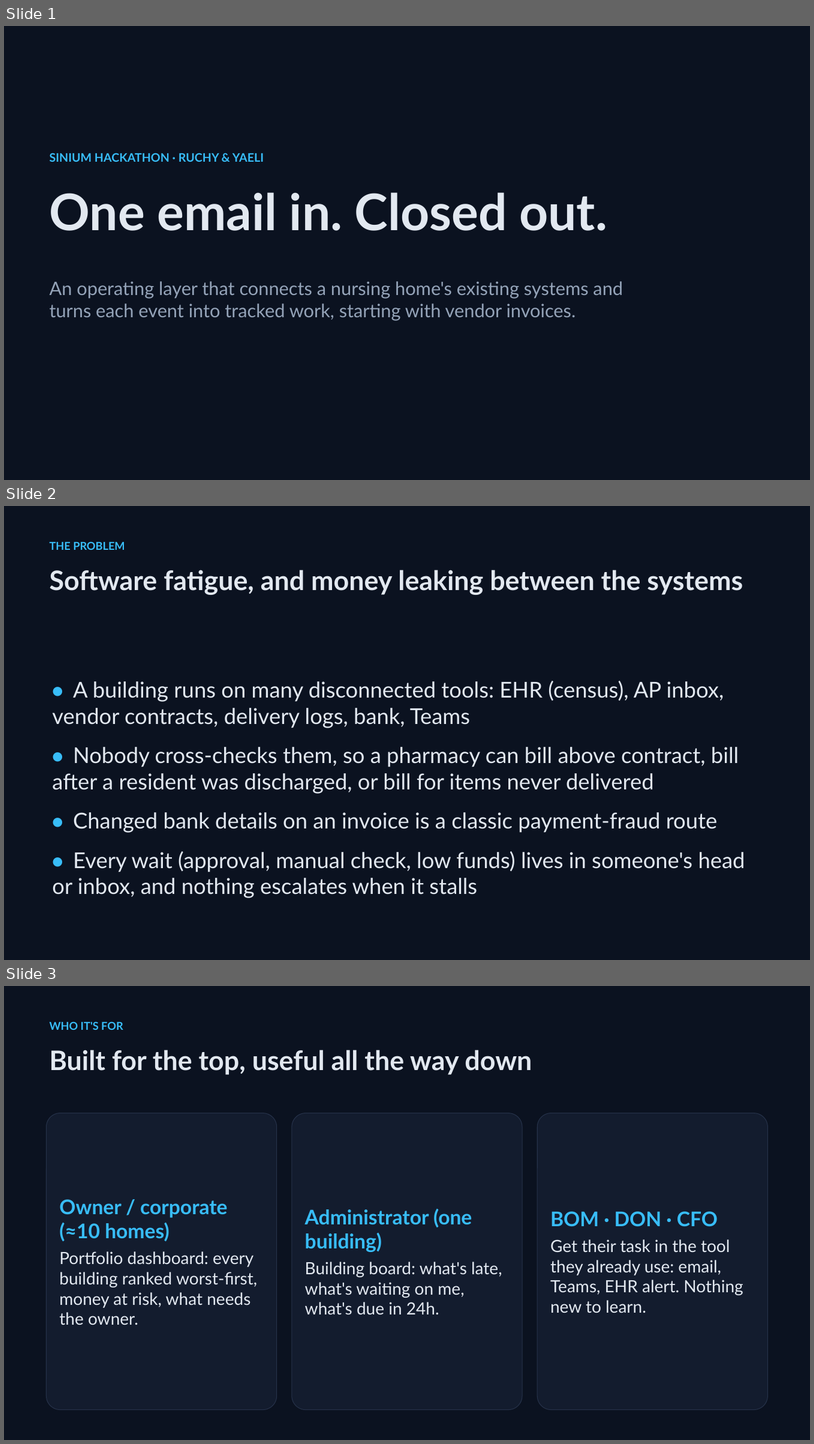
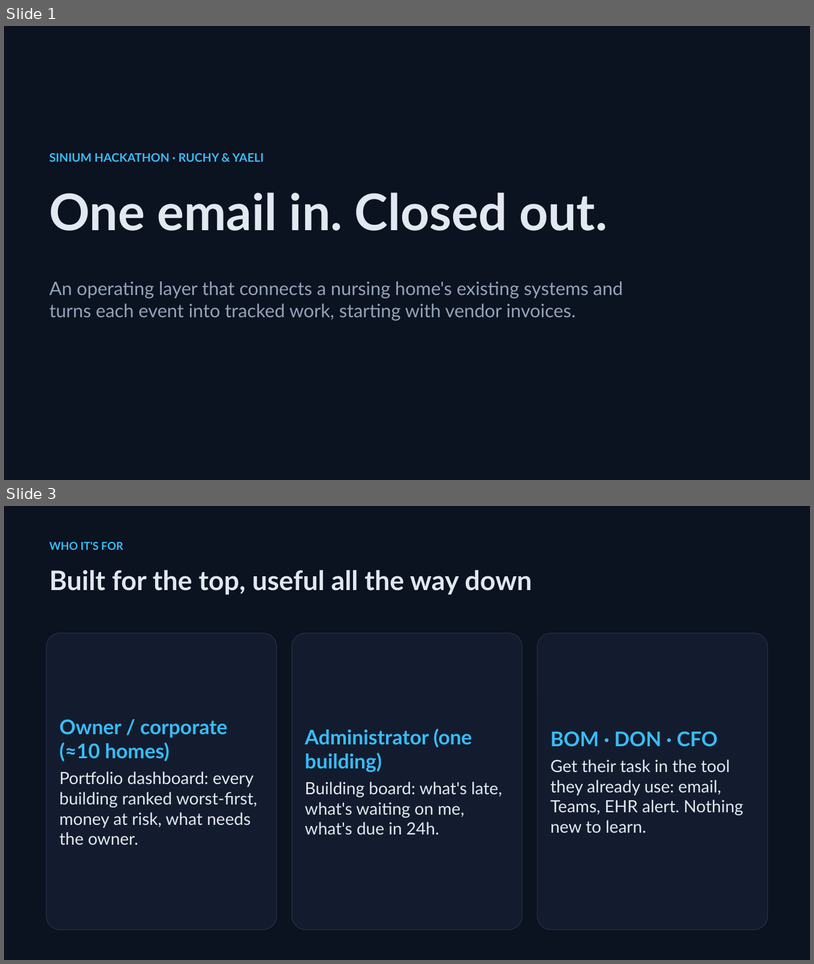
Before and after one commit to Dolphincare-ai/hackation-demo, a slide deck: presentation/deck.pptx. Shown one above the other, each under a label of ours: slides 1, 2 and 3 before the commit, slides 1 and 3 after it; the slides between them are not shown. The pictures are 814x1444 and 814x964 pixels, drawn with LibreOffice and Linux fonts; fonts in the diff are those of the drawing. Boxes give left, top, right and bottom in pixels: in the first picture for what was removed or moved away, otherwise in the second. Text is boxed around its words. In the diff, an @@ line names an element or a change of style, - is before the commit and + after.

```diff
--- a/presentation/deck.pptx
+++ b/presentation/deck.pptx
@@ slide 2 removed at bbox=[4, 506, 810, 960], background #0B1220 @@
@@ text removed at bbox=[50, 541, 125, 550] @@
-THE PROBLEM
@@ text removed at bbox=[50, 570, 743, 595] @@
-Software fatigue, and money leaking between the systems
@@ text removed at bbox=[52, 681, 746, 898] @@
-• A building runs on many disconnected tools: EHR (census), AP inbox, vendor contracts, delivery logs, bank, Teams
-• Nobody cross-checks them, so a pharmacy can bill above contract, bill after a resident was discharged, or bill for items never delivered
-• Changed bank details on an invoice is a classic payment-fraud route
-• Every wait (approval, manual check, low funds) lives in someone's head or inbox, and nothing escalates when it stalls
```
Also in this commit, not shown: 1 slide added, 2 other files.
